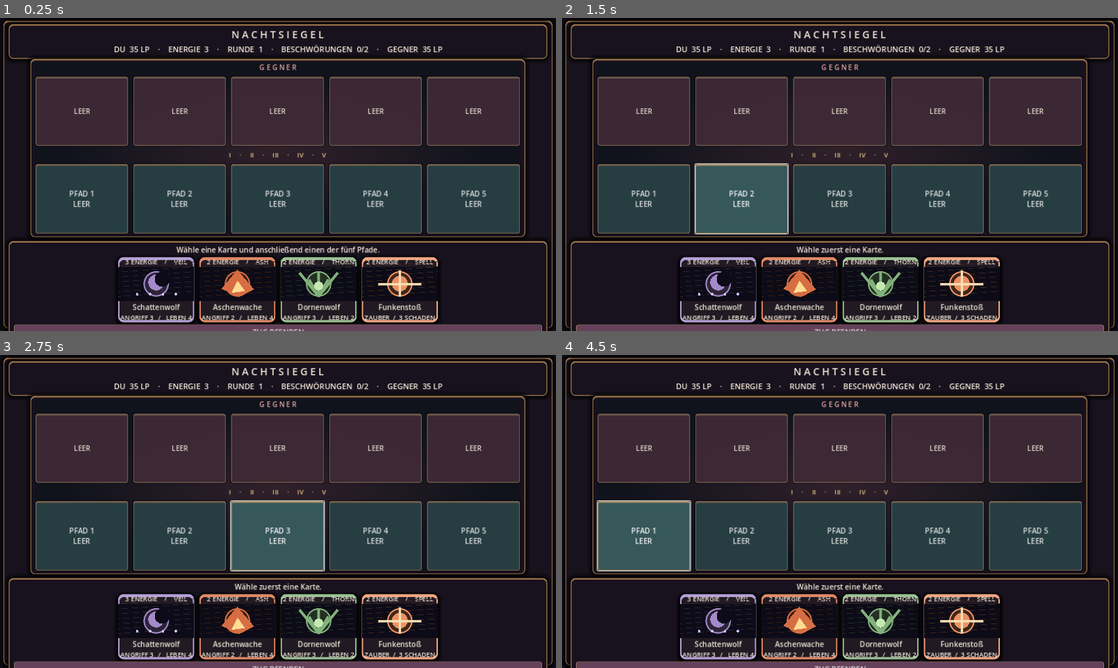
Above: before the commit, frames 1-4 (two rows, left to right).
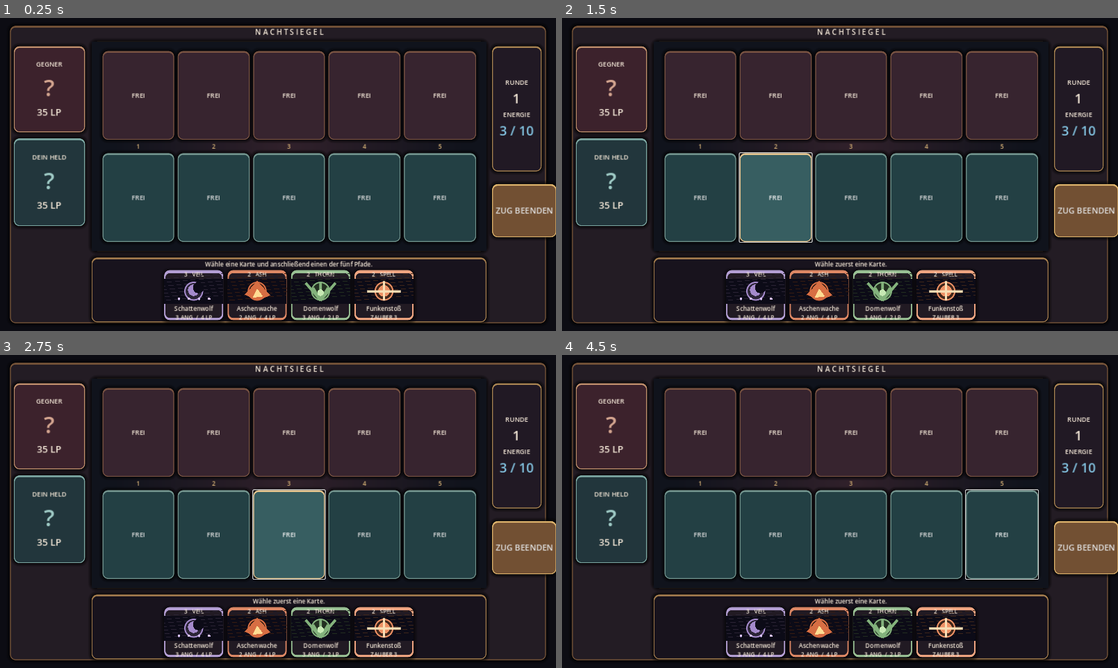
Above: after the commit, the same moments.

Repository: Jagarex-lab/nachtsiegel-app
Game: Godot game, scene res://scenes/arena.tscn
Two runs of this game, one before a commit and one after it. Both use one fixed random seed, a clock stepped at 60 frames per second and the inputs below.
Inputs (mouse positions are in pixels of both pictures, inside the frame that each line leads up to):
- Up to frame 1 (0.25 s): no input
- Up to frame 2 (1.5 s): click (701, 196) at 0.5 s, where only the run after the commit has a clickable "FREI"; click (773, 196) at 1.25 s, where only the run after the commit has a clickable "FREI"
- Up to frame 3 (2.75 s): click (289, 533) at 2 s, where only the run after the commit has a clickable "FREI"
- Up to frame 4 (4.5 s): click (928, 533) at 2.75 s, where only the run after the commit has a clickable "FREI"; click (1001, 533) at 3.5 s, where only the run after the commit has a clickable "FREI"; click (645, 536) at 4.25 s, where only the run before the commit has a clickable "PFAD 1 LEER"

The runs differ from the first frame. In frame 1, 39% of the frame differs, in the area x 0-100%, y 0-100%; in frame 2, 39%; in frame 3, 38%; in frame 4, 40%.

Commit message:
Major UI milestone: hero portraits, central five-lane ritual arena, separate resource HUD and card hand

Diff:
--- a/scripts/arena.gd
+++ b/scripts/arena.gd
@@ -34,6 +34,11 @@
 var message_label: Label
 var hand_row: HBoxContainer
 var lane_buttons: Array[Button] = []
+var enemy_labels: Array[Label] = []
+var hero_player: Label
+var hero_enemy: Label
+var energy_label: Label
+var round_label: Label
 var end_button: Button
 var landscape_panel: ColorRect
 var card_buttons: Array[Button] = []
@@ -255,6 +260,31 @@
 	item.add_theme_color_override("font_color",Color("#f4e8d8"))
 	return item
 
+func _gold_panel(base:Color, rim:Color = Color("#a98452")) -> StyleBoxFlat:
+	var st := StyleBoxFlat.new()
+	st.bg_color = base
+	st.border_color = rim
+	st.set_border_width_all(2)
+	st.border_width_top = 4
+	st.set_corner_radius_all(12)
+	st.shadow_color = Color(0,0,0,0.7)
+	st.shadow_size = 9
+	st.content_margin_left = 8
+	st.content_margin_right = 8
+	st.content_margin_top = 5
+	st.content_margin_bottom = 5
+	return st
+
+func _position(control:Control, left:float, top:float, right:float, bottom:float) -> void:
+	control.anchor_left = left
+	control.anchor_top = top
+	control.anchor_right = right
+	control.anchor_bottom = bottom
+	control.offset_left = 0
+	control.offset_top = 0
+	control.offset_right = 0
+	control.offset_bottom = 0
+
 func _build_ui() -> void:
 	ui_layer = CanvasLayer.new()
 	add_child(ui_layer)
@@ -262,124 +292,131 @@
 	ui_layer.add_child(root_ui)
 	root_ui.set_anchors_and_offsets_preset(Control.PRESET_FULL_RECT)
 	var backdrop := ColorRect.new()
-	backdrop.color = Color("#100e19")
-	backdrop.set_anchors_and_offsets_preset(Control.PRESET_FULL_RECT)
+	backdrop.color = Color("#0c0c13")
 	backdrop.mouse_filter = Control.MOUSE_FILTER_IGNORE
 	root_ui.add_child(backdrop)
-	var frame := PanelContainer.new()
-	frame.set_anchors_and_offsets_preset(Control.PRESET_FULL_RECT)
-	frame.offset_left = 8
-	frame.offset_right = -8
-	frame.offset_top = 6
-	frame.offset_bottom = -6
-	frame.add_theme_stylebox_override("panel", _arena_frame_style())
-	frame.mouse_filter = Control.MOUSE_FILTER_IGNORE
-	root_ui.add_child(frame)
-	var header := PanelContainer.new()
-	root_ui.add_child(header)
-	header.set_anchors_and_offsets_preset(Control.PRESET_TOP_WIDE)
-	header.offset_left = 20
-	header.offset_right = -20
-	header.offset_top = 14
-	header.offset_bottom = 79
-	header.add_theme_stylebox_override("panel", _arena_frame_style())
-	var header_column := VBoxContainer.new()
-	header.add_child(header_column)
-	title_label = _label("N A C H T S I E G E L",23)
-	header_column.add_child(title_label)
-	status_label = _label("",18)
-	header_column.add_child(status_label)
-	var board := PanelContainer.new()
+	backdrop.set_anchors_and_offsets_preset(Control.PRESET_FULL_RECT)
+	# Full-width tabletop, with side panels for the heroes.
+	var table := Panel.new()
+	table.mouse_filter = Control.MOUSE_FILTER_IGNORE
+	table.add_theme_stylebox_override("panel",_gold_panel(Color("#231c24"),Color("#755338")))
+	root_ui.add_child(table)
+	_position(table,0.018,0.025,0.982,0.975)
+	var board := Panel.new()
+	board.mouse_filter = Control.MOUSE_FILTER_IGNORE
+	board.add_theme_stylebox_override("panel",_gold_panel(Color("#29202b"),Color("#b58a50")))
 	root_ui.add_child(board)
-	board.anchor_left = 0.055
-	board.anchor_right = 0.945
-	board.anchor_top = 0.13
-	board.anchor_bottom = 0.70
-	board.offset_left = 0
-	board.offset_right = 0
-	board.offset_top = 0
-	board.offset_bottom = 0
-	board.add_theme_stylebox_override("panel",_arena_frame_style())
-	var board_art := TextureRect.new()
-	board_art.mouse_filter = Control.MOUSE_FILTER_IGNORE
-	board_art.texture = _board_texture()
-	board_art.expand_mode = TextureRect.EXPAND_IGNORE_SIZE
-	board_art.stretch_mode = TextureRect.STRETCH_SCALE
-	board.add_child(board_art)
-	board_art.set_anchors_and_offsets_preset(Control.PRESET_FULL_RECT)
-	var board_col := VBoxContainer.new()
-	board_col.add_theme_constant_override("separation",10)
-	board_col.size_flags_vertical = Control.SIZE_EXPAND_FILL
-	board_col.mouse_filter = Control.MOUSE_FILTER_IGNORE
-	board.add_child(board_col)
-	var opponent := _label("G E G N E R",17)
-	opponent.add_theme_color_override("font_color",Color("#e9a7a2"))
-	opponent.add_theme_font_size_override("font_size",16)
-	board_col.add_child(opponent)
-	var enemy_row := HBoxContainer.new()
-	enemy_row.alignment = BoxContainer.ALIGNMENT_CENTER
-	enemy_row.add_theme_constant_override("separation",12)
-	enemy_row.size_flags_vertical = Control.SIZE_EXPAND_FILL
-	board_col.add_child(enemy_row)
+	_position(board,0.165,0.075,0.875,0.745)
+	var background := TextureRect.new()
+	background.mouse_filter = Control.MOUSE_FILTER_IGNORE
+	background.texture = _board_texture()
+	background.expand_mode = TextureRect.EXPAND_IGNORE_SIZE
+	background.stretch_mode = TextureRect.STRETCH_SCALE
+	board.add_child(background)
+	background.set_anchors_and_offsets_preset(Control.PRESET_FULL_RECT)
+	# Five lanes are now continuous columns rather than isolated oversized tiles.
+	var lanes := HBoxContainer.new()
+	lanes.add_theme_constant_override("separation",8)
+	root_ui.add_child(lanes)
+	_position(lanes,0.184,0.105,0.856,0.716)
 	for i in LANES:
-		var enemy_slot := PanelContainer.new()
-		enemy_slot.custom_minimum_size = Vector2(0,145)
-		enemy_slot.size_flags_horizontal = Control.SIZE_EXPAND_FILL
-		enemy_slot.size_flags_vertical = Control.SIZE_EXPAND_FILL
-		enemy_slot.add_theme_stylebox_override("panel",_slot_style(false))
-		enemy_slot.modulate.a = 0.91
-		enemy_row.add_child(enemy_slot)
-		var enemy_label := _label("LEER",16)
-		enemy_label.name = "Enemy"
-		enemy_label.set_anchors_and_offsets_preset(Control.PRESET_FULL_RECT)
-		enemy_label.vertical_alignment = VERTICAL_ALIGNMENT_CENTER
-		enemy_slot.add_child(enemy_label)
-	var divider_label := _label("I     ·     II     ·     III     ·     IV     ·     V",17)
-	divider_label.add_theme_color_override("font_color",Color("#e8c48c"))
-	divider_label.add_theme_font_size_override("font_size",15)
-	board_col.add_child(divider_label)
-	var row := HBoxContainer.new()
-	row.alignment = BoxContainer.ALIGNMENT_CENTER
-	row.add_theme_constant_override("separation",12)
-	row.size_flags_vertical = Control.SIZE_EXPAND_FILL
-	board_col.add_child(row)
-	for i in LANES:
-		var lane := Button.new()
-		lane.custom_minimum_size = Vector2(0,145)
-		lane.size_flags_horizontal = Control.SIZE_EXPAND_FILL
-		lane.size_flags_vertical = Control.SIZE_EXPAND_FILL
-		lane.add_theme_font_size_override("font_size",17)
-		lane.add_theme_stylebox_override("normal",_slot_style(true))
-		lane.add_theme_stylebox_override("hover",_slot_style(true,true))
-		lane.add_theme_stylebox_override("pressed",_slot_style(true,true))
-		lane.pressed.connect(_choose_lane.bind(i))
-		row.add_child(lane)
-		lane_buttons.append(lane)
-	var bottom := PanelContainer.new()
-	root_ui.add_child(bottom)
-	bottom.set_anchors_and_offsets_preset(Control.PRESET_BOTTOM_WIDE)
-	bottom.offset_left = 20
-	bottom.offset_right = -20
-	bottom.offset_top = -207
-	bottom.offset_bottom = -12
-	bottom.add_theme_stylebox_override("panel",_arena_frame_style())
-	var column := VBoxContainer.new()
-	column.add_theme_constant_override("separation",5)
-	bottom.add_child(column)
-	message_label = _label("",17)
-	column.add_child(message_label)
+		var column := VBoxContainer.new()
+		column.size_flags_horizontal = Control.SIZE_EXPAND_FILL
+		column.add_theme_constant_override("separation",5)
+		lanes.add_child(column)
+		var foe_slot := PanelContainer.new()
+		foe_slot.size_flags_vertical = Control.SIZE_EXPAND_FILL
+		foe_slot.size_flags_stretch_ratio = 1.0
+		foe_slot.add_theme_stylebox_override("panel",_gold_panel(Color("#37242f"),Color("#795342")))
+		column.add_child(foe_slot)
+		var foe_label := _label("FREI",15)
+		foe_label.vertical_alignment = VERTICAL_ALIGNMENT_CENTER
+		foe_label.autowrap_mode = TextServer.AUTOWRAP_WORD_SMART
+		foe_slot.add_child(foe_label)
+		enemy_labels.append(foe_label)
+		var number := _label("%d" % (i+1),14)
+		number.add_theme_color_override("font_color",Color("#d9b477"))
+		column.add_child(number)
+		var ally_slot := Button.new()
+		ally_slot.size_flags_vertical = Control.SIZE_EXPAND_FILL
+		ally_slot.size_flags_stretch_ratio = 1.0
+		ally_slot.add_theme_font_size_override("font_size",15)
+		ally_slot.add_theme_stylebox_override("normal",_gold_panel(Color("#234044"),Color("#71938d")))
+		ally_slot.add_theme_stylebox_override("hover",_gold_panel(Color("#375e61"),Color("#e6c58e")))
+		ally_slot.add_theme_stylebox_override("pressed",_gold_panel(Color("#446e68"),Color("#e6c58e")))
+		ally_slot.pressed.connect(_choose_lane.bind(i))
+		column.add_child(ally_slot)
+		lane_buttons.append(ally_slot)
+	# Hero portraits: visual placeholders, but with distinct HUD.
+	var enemy_frame := PanelContainer.new()
+	enemy_frame.add_theme_stylebox_override("panel",_gold_panel(Color("#3c222c"),Color("#c1906d")))
+	root_ui.add_child(enemy_frame)
+	_position(enemy_frame,0.025,0.09,0.153,0.365)
+	var enemy_box := VBoxContainer.new()
+	enemy_box.alignment = BoxContainer.ALIGNMENT_CENTER
+	enemy_frame.add_child(enemy_box)
+	enemy_box.add_child(_label("GEGNER",15))
+	var enemy_icon := _label("?",54)
+	enemy_icon.add_theme_color_override("font_color",Color("#d3a48f"))
+	enemy_box.add_child(enemy_icon)
+	hero_enemy = _label("35 LP",22)
+	enemy_box.add_child(hero_enemy)
+	var player_frame := PanelContainer.new()
+	player_frame.add_theme_stylebox_override("panel",_gold_panel(Color("#22363c"),Color("#7da8a3")))
+	root_ui.add_child(player_frame)
+	_position(player_frame,0.025,0.385,0.153,0.665)
+	var player_box := VBoxContainer.new()
+	player_box.alignment = BoxContainer.ALIGNMENT_CENTER
+	player_frame.add_child(player_box)
+	player_box.add_child(_label("DEIN HELD",15))
+	var player_icon := _label("?",54)
+	player_icon.add_theme_color_override("font_color",Color("#9ecac5"))
+	player_box.add_child(player_icon)
+	hero_player = _label("35 LP",22)
+	player_box.add_child(hero_player)
+	var right_hud := PanelContainer.new()
+	right_hud.add_theme_stylebox_override("panel",_gold_panel(Color("#211924")))
+	root_ui.add_child(right_hud)
+	_position(right_hud,0.885,0.09,0.974,0.49)
+	var hud_col := VBoxContainer.new()
+	hud_col.alignment = BoxContainer.ALIGNMENT_CENTER
+	right_hud.add_child(hud_col)
+	hud_col.add_child(_label("RUNDE",15))
+	round_label = _label("1",30)
+	hud_col.add_child(round_label)
+	hud_col.add_child(_label("ENERGIE",15))
+	energy_label = _label("3",30)
+	energy_label.add_theme_color_override("font_color",Color("#83c4e2"))
+	hud_col.add_child(energy_label)
+	status_label = _label("",13)
+	status_label.visible = false
+	root_ui.add_child(status_label)
+	# Hand occupies a dedicated, generous region below the arena.
+	var hand_panel := PanelContainer.new()
+	hand_panel.add_theme_stylebox_override("panel",_gold_panel(Color("#18131d"),Color("#a17b4d")))
+	root_ui.add_child(hand_panel)
+	_position(hand_panel,0.165,0.765,0.875,0.967)
+	var hand_col := VBoxContainer.new()
+	hand_col.add_theme_constant_override("separation",3)
+	hand_panel.add_child(hand_col)
+	message_label = _label("Karte wählen, dann einen Pfad antippen",14)
+	hand_col.add_child(message_label)
 	hand_row = HBoxContainer.new()
 	hand_row.alignment = BoxContainer.ALIGNMENT_CENTER
-	hand_row.add_theme_constant_override("separation",12)
+	hand_row.add_theme_constant_override("separation",10)
 	hand_row.size_flags_vertical = Control.SIZE_EXPAND_FILL
-	column.add_child(hand_row)
+	hand_col.add_child(hand_row)
 	end_button = Button.new()
 	end_button.text = "ZUG BEENDEN"
-	end_button.custom_minimum_size = Vector2(260,36)
-	end_button.add_theme_font_size_override("font_size",17)
-	end_button.add_theme_stylebox_override("normal",_panel(Color("#65415a")))
+	end_button.add_theme_font_size_override("font_size",19)
+	end_button.add_theme_stylebox_override("normal",_gold_panel(Color("#725033"),Color("#dfb46c")))
+	end_button.add_theme_stylebox_override("hover",_gold_panel(Color("#94613c"),Color("#ffe0a0")))
 	end_button.pressed.connect(_end_turn)
-	column.add_child(end_button)
+	root_ui.add_child(end_button)
+	_position(end_button,0.885,0.53,0.974,0.70)
+	title_label = _label("N A C H T S I E G E L",17)
+	root_ui.add_child(title_label)
+	_position(title_label,0.32,0.028,0.72,0.074)
 	landscape_panel = ColorRect.new()
 	landscape_panel.color = Color("#100c18")
 	landscape_panel.mouse_filter = Control.MOUSE_FILTER_STOP
@@ -405,55 +442,50 @@
 
 func _card_button(index:int) -> Button:
 	var data:Dictionary = CARD_POOL[int(hand[index])]
+	var accent := Color(str(data["tint"]))
 	var button := Button.new()
-	button.custom_minimum_size = Vector2(175,150)
-	button.text = ""
+	button.custom_minimum_size = Vector2(136,115)
+	button.size_flags_vertical = Control.SIZE_EXPAND_FILL
 	button.disabled = finished or energy < int(data["cost"])
-	var accent := Color(str(data["tint"]))
-	button.add_theme_stylebox_override("normal",_card_style(accent, index == selected))
-	button.add_theme_stylebox_override("disabled",_card_style(accent.darkened(0.45),false))
+	button.add_theme_stylebox_override("normal",_card_style(accent,index == selected))
+	button.add_theme_stylebox_override("disabled",_card_style(accent.darkened(0.5)))
 	button.add_theme_stylebox_override("hover",_card_style(accent,true))
 	button.add_theme_stylebox_override("pressed",_card_style(accent,true))
-	if index == selected:
-		button.add_theme_stylebox_override("normal",_card_style(accent,true))
-	var bezel := Panel.new()
-	bezel.mouse_filter = Control.MOUSE_FILTER_IGNORE
-	bezel.add_theme_stylebox_override("panel", _card_style(accent, index == selected))
-	button.add_child(bezel)
-	bezel.set_anchors_and_offsets_preset(Control.PRESET_FULL_RECT)
-	var content := VBoxContainer.new()
-	content.mouse_filter = Control.MOUSE_FILTER_IGNORE
-	button.add_child(content)
-	content.set_anchors_and_offsets_preset(Control.PRESET_FULL_RECT)
-	content.add_theme_constant_override("separation",1)
-	var heading := _label("%d ENERGIE    /    %s" % [int(data["cost"]),str(data["sigil"])],15)
-	heading.mouse_filter = Control.MOUSE_FILTER_IGNORE
-	content.add_child(heading)
+	var contents := VBoxContainer.new()
+	contents.mouse_filter = Control.MOUSE_FILTER_IGNORE
+	contents.add_theme_constant_override("separation",0)
+	button.add_child(contents)
+	contents.set_anchors_and_offsets_preset(Control.PRESET_FULL_RECT)
+	var cost := _label("%d   %s" % [int(data["cost"]),str(data["sigil"])],13)
+	cost.mouse_filter = Control.MOUSE_FILTER_IGNORE
+	contents.add_child(cost)
 	var art := CardVignette.new()
 	art.accent = accent
 	art.archetype = str(data["sigil"])
-	art.custom_minimum_size = Vector2(0,80)
+	art.custom_minimum_size = Vector2(0,40)
 	art.size_flags_vertical = Control.SIZE_EXPAND_FILL
-	content.add_child(art)
-	var name_label := _label(str(data["name"]),17)
+	contents.add_child(art)
+	var name_label := _label(str(data["name"]),14)
 	name_label.mouse_filter = Control.MOUSE_FILTER_IGNORE
-	content.add_child(name_label)
-	var stats := "ZAUBER  /  %d SCHADEN" % int(data["attack"]) if str(data["kind"]) == "spell" else "ANGRIFF %d   /   LEBEN %d" % [int(data["attack"]),int(data["hp"])]
-	var stats_label := _label(stats,15)
+	contents.add_child(name_label)
+	var stats := "ZAUBER %d" % int(data["attack"]) if str(data["kind"]) == "spell" else "%d ANG  /  %d LP" % [int(data["attack"]),int(data["hp"])]
+	var stats_label := _label(stats,13)
 	stats_label.mouse_filter = Control.MOUSE_FILTER_IGNORE
-	content.add_child(stats_label)
+	contents.add_child(stats_label)
 	button.pressed.connect(_select_card.bind(index))
 	return button
 
 func _refresh() -> void:
 	if status_label == null:
 		return
-	status_label.text = "DU  %d LP    ·    ENERGIE  %d    ·    RUNDE  %d    ·    BESCHWÖRUNGEN  %d/2    ·    GEGNER  %d LP" % [player_hp,energy,round_number,summons,foe_hp]
+	status_label.text = "DU %d  ·  ENERGIE %d  ·  RUNDE %d  ·  GEGNER %d" % [player_hp,energy,round_number,foe_hp]
+	hero_player.text = "%d LP" % player_hp
+	hero_enemy.text = "%d LP" % foe_hp
+	energy_label.text = "%d / 10" % energy
+	round_label.text = "%d" % round_number
 	for i in LANES:
-		var ally_str := "LEER" if allies[i] == null else "%s\nANG %d   /   LP %d" % [str(allies[i]["name"]),int(allies[i]["attack"]),int(allies[i]["hp"])]
-		lane_buttons[i].text = "PFAD %d\n%s" % [i+1,ally_str]
-		var enemy_label:Label = lane_buttons[i].get_parent().get_parent().get_child(1).get_child(i).get_node("Enemy")
-		enemy_label.text = "LEER" if foes[i] == null else "%s\nANG %d   /   LP %d" % [str(foes[i]["name"]),int(foes[i]["attack"]),int(foes[i]["hp"])]
+		lane_buttons[i].text = "FREI" if allies[i] == null else "%s\n%d ANG  /  %d LP" % [str(allies[i]["name"]),int(allies[i]["attack"]),int(allies[i]["hp"])]
+		enemy_labels[i].text = "FREI" if foes[i] == null else "%s\n%d ANG  /  %d LP" % [str(foes[i]["name"]),int(foes[i]["attack"]),int(foes[i]["hp"])]
 	for child in hand_row.get_children():
 		hand_row.remove_child(child)
 		child.queue_free()
